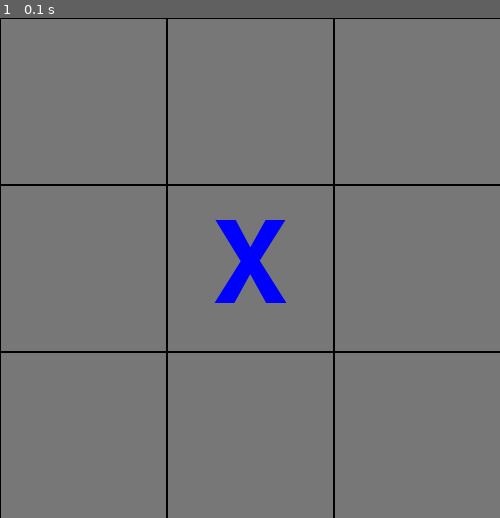
Above: before the commit, frame 1.
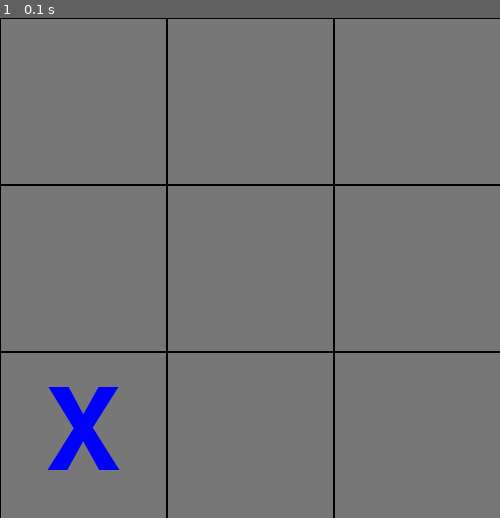
Above: after the commit, the same moment.

Repository: nafiz1001/tic-tac-toe-pygame
Game: pygame game, started from main.py
Same seed, same stepped clock (60 frames per second), same inputs: the game is played once before the commit and once after it.
Inputs:
- Up to frame 1 (0.1 s): no input

The runs differ from the first frame. In frame 1, 2.4% of the frame differs, in the area x 9-58%, y 40-91%.

Commit message:
optimize random path

Diff:
--- a/ai.py
+++ b/ai.py
@@ -14,14 +14,17 @@
 
             if open_points:
                 evaluations = [0] * len(open_points)
+                indices = list(range(1, len(evaluations)))
+
                 for i, op in enumerate(open_points):
+                    path = [op] + [p for p in open_points if p != op]
                     for _ in range(50):
-                        remaining_points = [p for p in open_points if p != op]
-                        random.shuffle(remaining_points)
-                        remaining_points = [op] + remaining_points
+                        random.shuffle(indices)
+                        for a, b in zip(indices[:-1], indices[1:]):
+                            path[a], path[b] = path[b], path[a]
 
                         newttt = functools.reduce(
-                            lambda newttt, p: newttt.play(*p), remaining_points, ttt
+                            lambda newttt, p: newttt.play(*p), path, ttt
                         )
 
                         res = newttt.curr_state()
